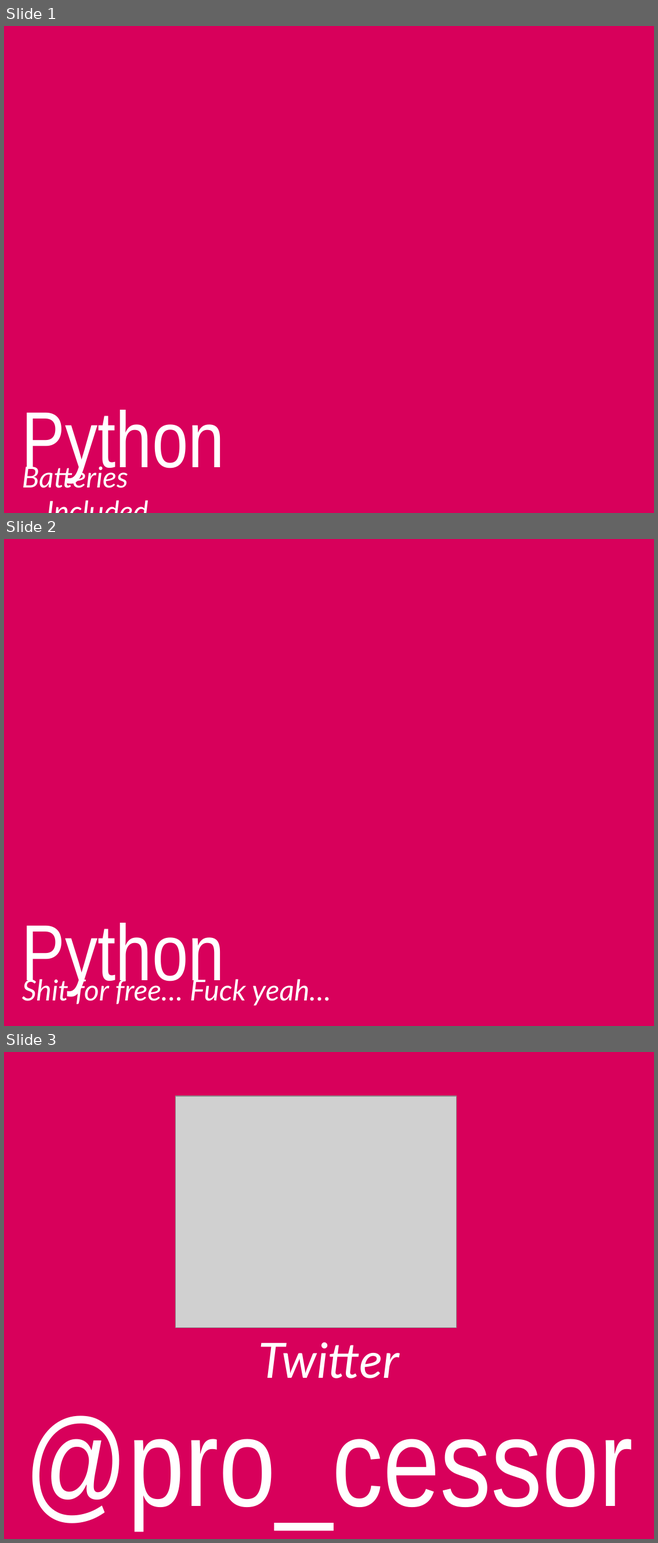
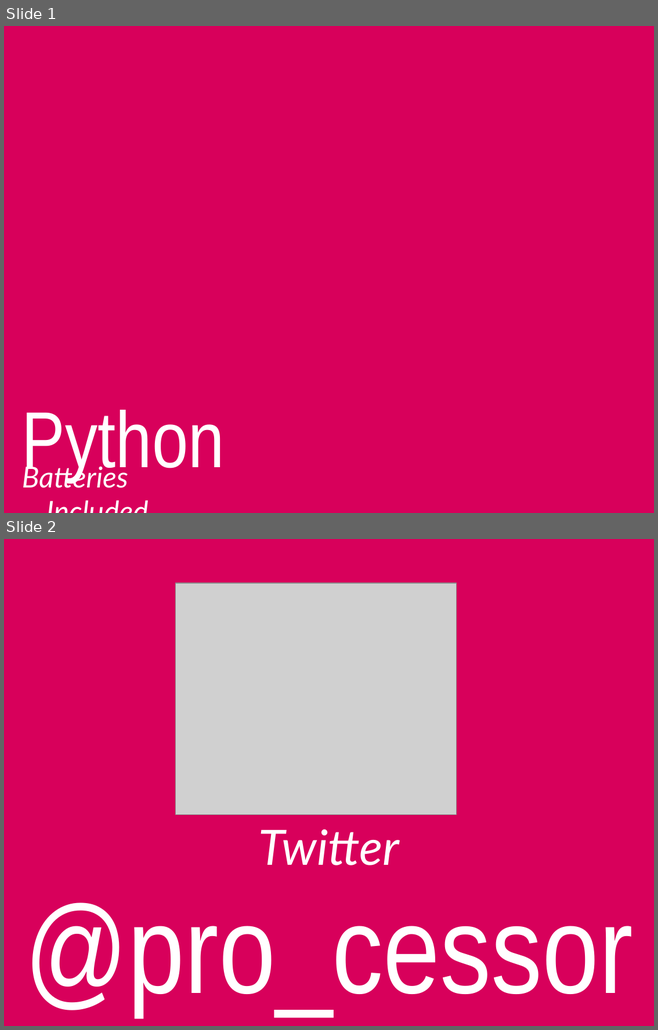
Before and after one commit to cessor/empathiccode, a slide deck: Python-BatteriesIncluded.pptx. Shown one above the other, each under a label of ours: slides 1, 2 and 3 before the commit, slides 1 and 2 after it. The pictures are 658x1543 and 658x1030 pixels, drawn with LibreOffice and Linux fonts; fonts in the diff are those of the drawing; grey boxes stand for pictures; background and template pictures are left out. Boxes give left, top, right and bottom in pixels: in the first picture for what was removed or moved away, otherwise in the second. Text is boxed around its words. In the diff, an @@ line names an element or a change of style, - is before the commit and + after.

Commit message:
Updated my python talk a little

```diff
--- a/Python-BatteriesIncluded.pptx
+++ b/Python-BatteriesIncluded.pptx
@@ slide 2 removed at [4,539,654,1026], background picture (left out) @@
@@ title removed at [22,922,224,994] @@
-Python
@@ text removed at [22,976,331,1006] @@
-Shit for free… Fuck yeah…
@@ what was slide 3 is now slide 2 @@
```
Also in this commit, not shown: 42 slides added, 1 other file.
